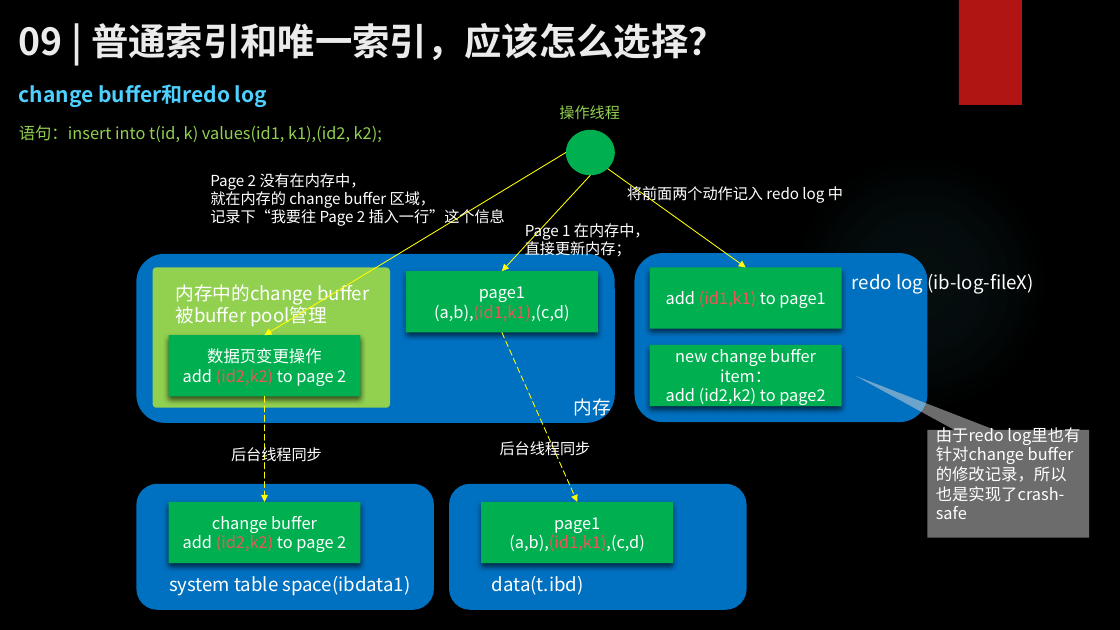
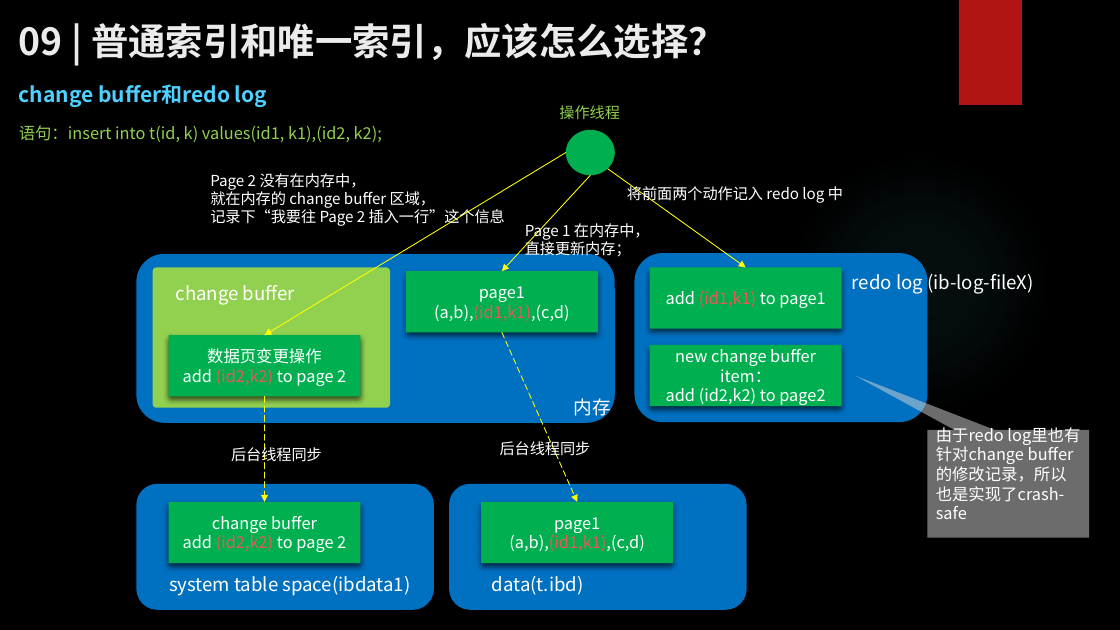
Before and after one commit to zhangkekf/reading-notes, a slide deck: slide 7 of MySQL实战/09普通索引和唯一索引，应该怎么选择？.pptx. Drawn at 1120x630 pixels with LibreOffice and Linux fonts; fonts in the diff are those of the drawing; background and template pictures are left out. Boxes give left, top, right and bottom in pixels: in the first picture for what was removed or moved away, otherwise in the second. Text is boxed around its words. In the diff, an @@ line names an element or a change of style, - is before the commit and + after.

Commit message:
fix change buffer wrong desc

```diff
--- a/MySQL实战/09普通索引和唯一索引，应该怎么选择？.pptx
+++ b/MySQL实战/09普通索引和唯一索引，应该怎么选择？.pptx
@@ text at bbox=[176, 285, 295, 305]: text changed @@
-内存中的change buffer
-被buffer pool管理
+change buffer
```
Also in this commit, not shown: 4 other slides changed.
